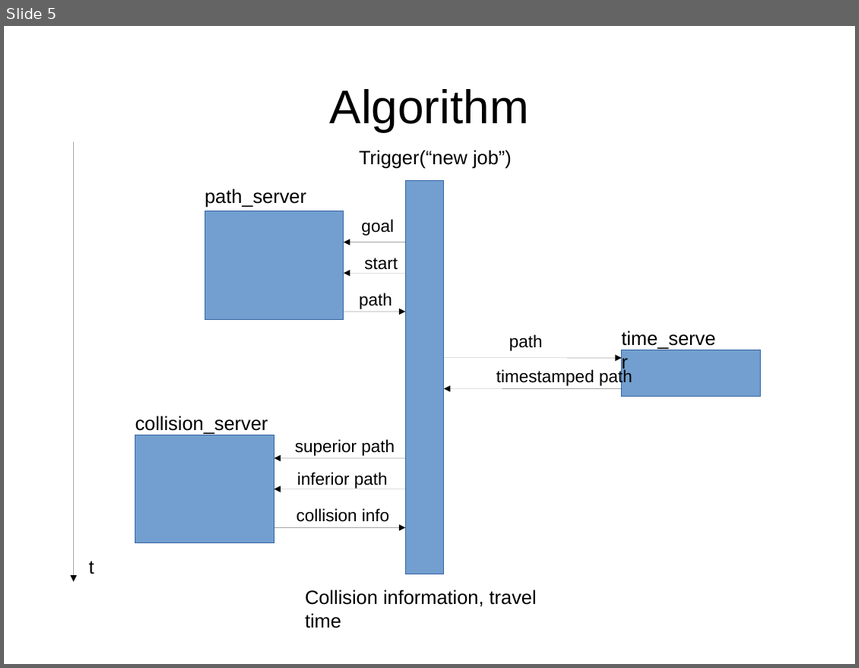
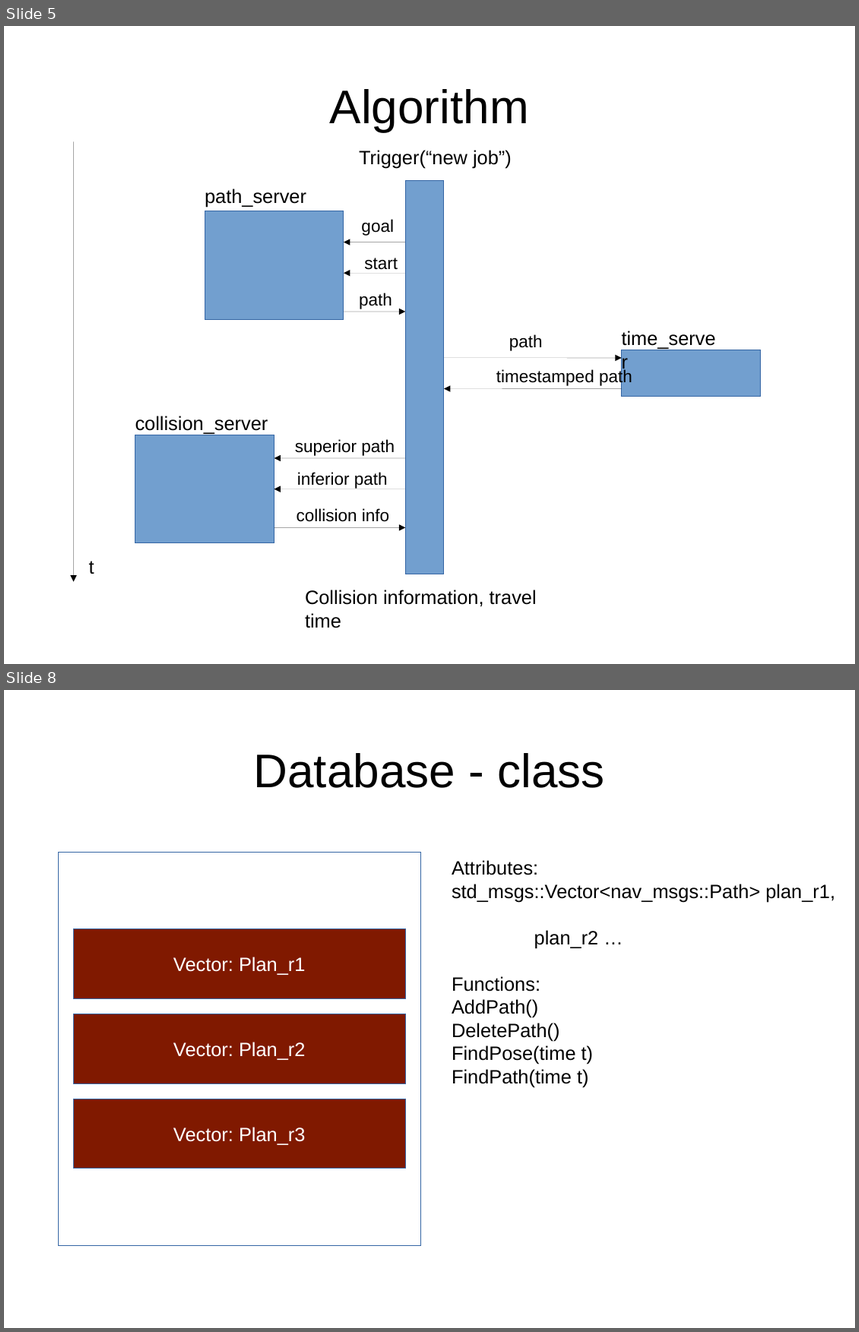
Before and after one commit to VirtualVale/ProjectPath, a slide deck: time_experiments/pathplanning_slides.odp. Shown one above the other, each under a label of ours: slide 5 before the commit, slides 5 and 8 after it; the slides between them are not shown. The pictures are 859x668 and 859x1332 pixels, drawn with LibreOffice and Linux fonts; fonts in the diff are those of the drawing. Boxes give left, top, right and bottom in pixels: in the first picture for what was removed or moved away, otherwise in the second. Text is boxed around its words. In the diff, an @@ line names an element or a change of style, - is before the commit and + after.

```diff
--- a/time_experiments/pathplanning_slides.odp
+++ b/time_experiments/pathplanning_slides.odp
@@ slide 8 added at box(4, 690, 855, 1328), background #FFFFFF @@
@@ title added at box(254, 753, 604, 788), 44 pt, text #000000 @@
+Database - class
@@ rectangle added at box(58, 852, 421, 1246), outline #3465A4 0 pt @@
@@ text added at box(452, 860, 835, 1087), 18 pt, text #000000 @@
+Attributes:
+std_msgs::Vector<nav_msgs::Path> plan_r1,
+plan_r2 …
+Functions:
+AddPath()
+DeletePath()
+FindPose(time t)
+FindPath(time t)
@@ rectangle added at box(73, 929, 405, 999), fill #801900, outline #3465A4 0 pt, 18 pt, text #FFFFFF @@
+Vector: Plan_r1
@@ rectangle added at box(73, 1015, 405, 1084), fill #801900, outline #3465A4 0 pt, 18 pt, text #FFFFFF @@
+Vector: Plan_r2
@@ rectangle added at box(73, 1100, 405, 1169), fill #801900, outline #3465A4 0 pt, 18 pt, text #FFFFFF @@
+Vector: Plan_r3
```
Also in this commit, not shown: 3 other slides added, 6 other files.
